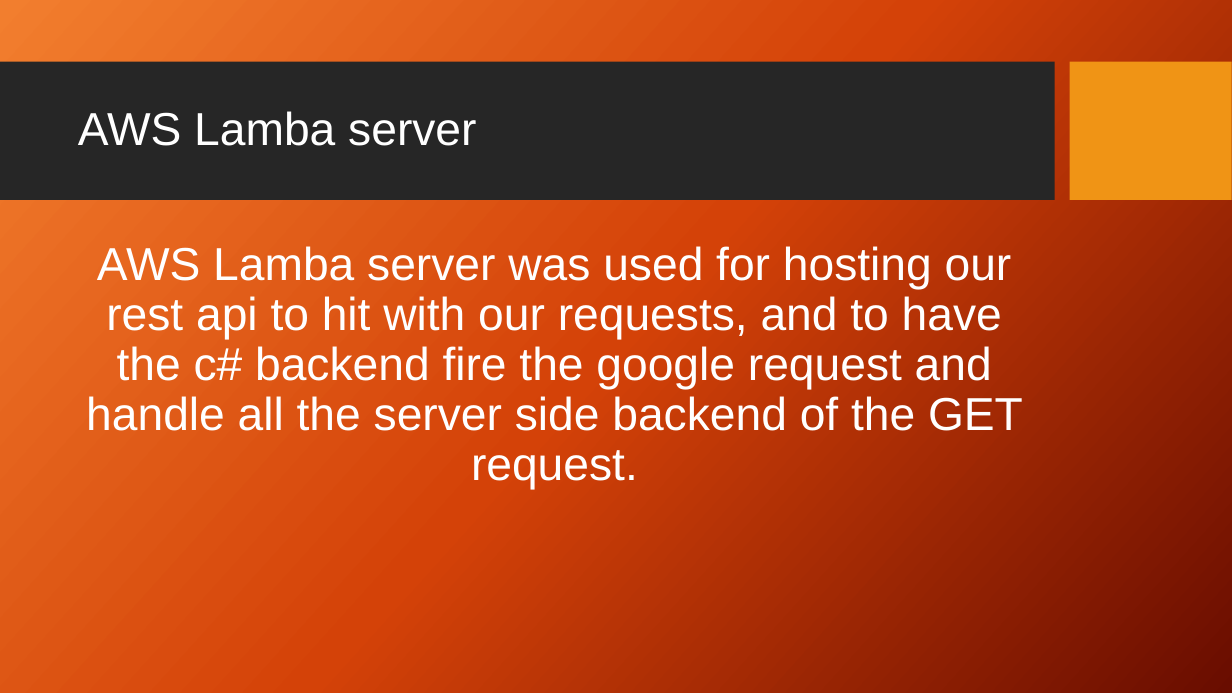
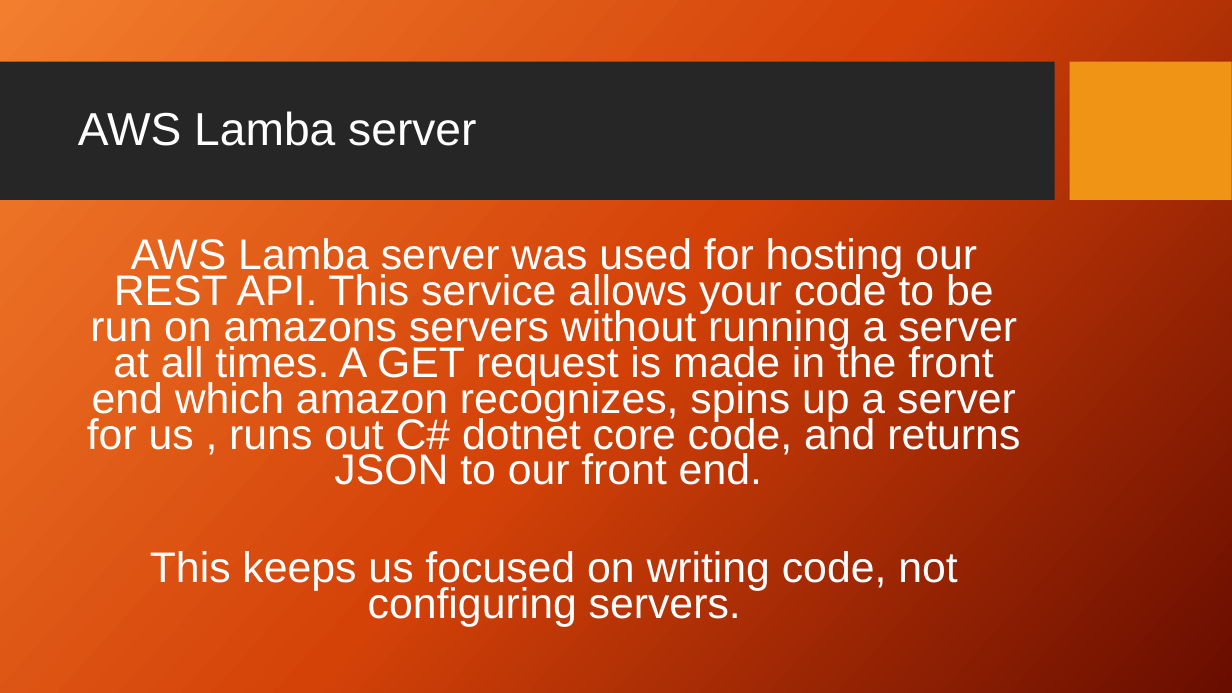
Before and after one commit to Brock-Gibson/Pizza-Now, a slide deck: slide 9 of Presentation/PizzaNow.pptx. Drawn at 1232x693 pixels with LibreOffice and Linux fonts; fonts in the diff are those of the drawing; background and template pictures are left out. Boxes give left, top, right and bottom in pixels: in the first picture for what was removed or moved away, otherwise in the second. Text is boxed around its words. In the diff, an @@ line names an element or a change of style, - is before the commit and + after.

```diff
--- a/Presentation/PizzaNow.pptx
+++ b/Presentation/PizzaNow.pptx
@@ text at (87,238,1020,627): text changed; size 36 to 33.3 pt @@
-AWS Lamba server was used for hosting our rest api to hit with our requests, and to have the c# backend fire the google request and handle all the server side backend of the GET request.
+AWS Lamba server was used for hosting our REST API. This service allows your code to be run on amazons servers without running a server at all times. A GET request is made in the front end which amazon recognizes, spins up a server for us , runs out C# dotnet core code, and returns JSON to our front end.
+This keeps us focused on writing code, not configuring servers.
```
Also in this commit, not shown: 10 other slides changed.
